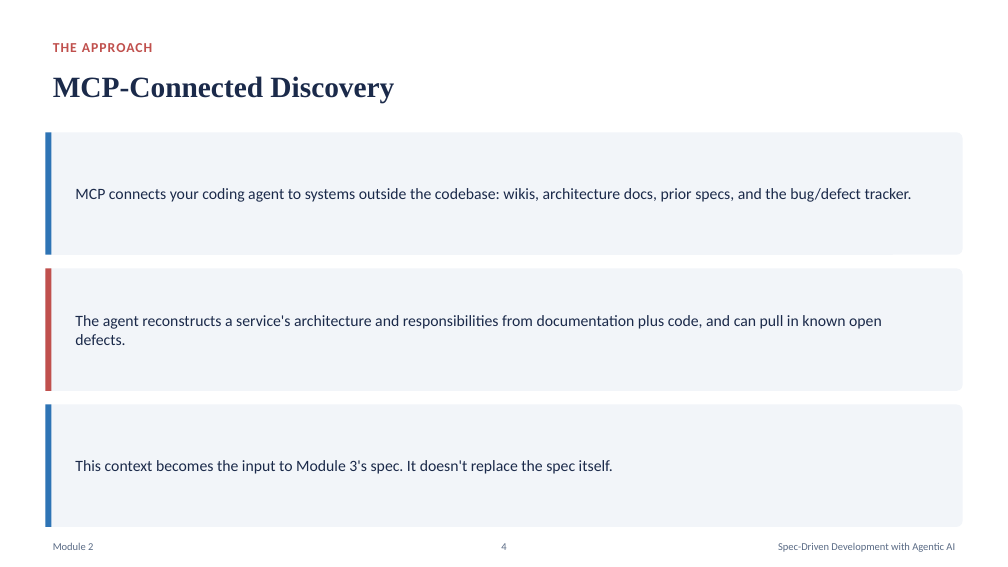
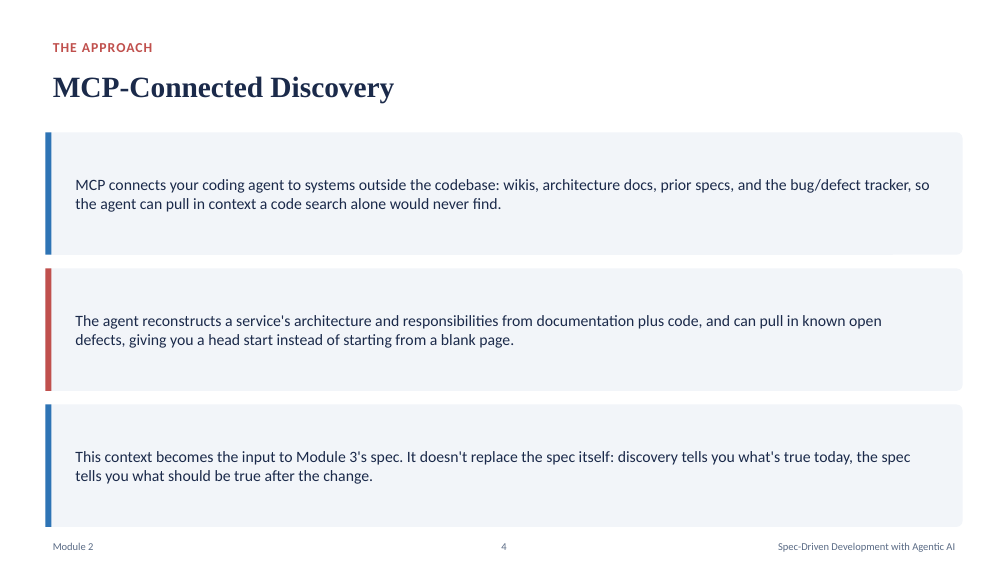
Before and after one commit to karthikasturi/sdd-with-agentic-ai, a slide deck: slide 4 of presentation/Module-2_Discovery-at-Scale.pptx. Drawn at 1008x567 pixels with LibreOffice and Linux fonts; fonts in the diff are those of the drawing. Boxes give left, top, right and bottom in pixels: in the first picture for what was removed or moved away, otherwise in the second. Text is boxed around its words. In the diff, an @@ line names an element or a change of style, - is before the commit and + after.

```diff
--- a/presentation/Module-2_Discovery-at-Scale.pptx
+++ b/presentation/Module-2_Discovery-at-Scale.pptx
@@ text at [75,179,929,212]: text changed @@
-MCP connects your coding agent to systems outside the codebase: wikis, architecture docs, prior specs, and the bug/defect tracker.
+MCP connects your coding agent to systems outside the codebase: wikis, architecture docs, prior specs, and the bug/defect tracker, so the agent can pull in context a code search alone would never find.
@@ text at [75,315,882,348]: text changed @@
-The agent reconstructs a service's architecture and responsibilities from documentation plus code, and can pull in known open defects.
+The agent reconstructs a service's architecture and responsibilities from documentation plus code, and can pull in known open defects, giving you a head start instead of starting from a blank page.
@@ text at [75,451,911,484]: text changed @@
-This context becomes the input to Module 3's spec. It doesn't replace the spec itself.
+This context becomes the input to Module 3's spec. It doesn't replace the spec itself: discovery tells you what's true today, the spec tells you what should be true after the change.
```
Also in this commit, not shown: 5 other slides changed, 17 other files.
